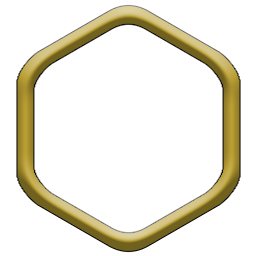
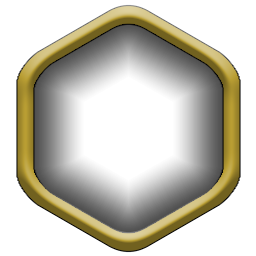
Revision of a layered 256 x 256 image; what changed, layer by layer:
added group "群組 1" with 2 layers above "圖層 2 拷貝 3" over bbox(34, 24, 223, 233)
moved "圖層 2" into group "群組 1" over bbox(34, 24, 223, 233)
moved "圖層 2 拷貝 2" into group "群組 1" over bbox(34, 24, 223, 233)
